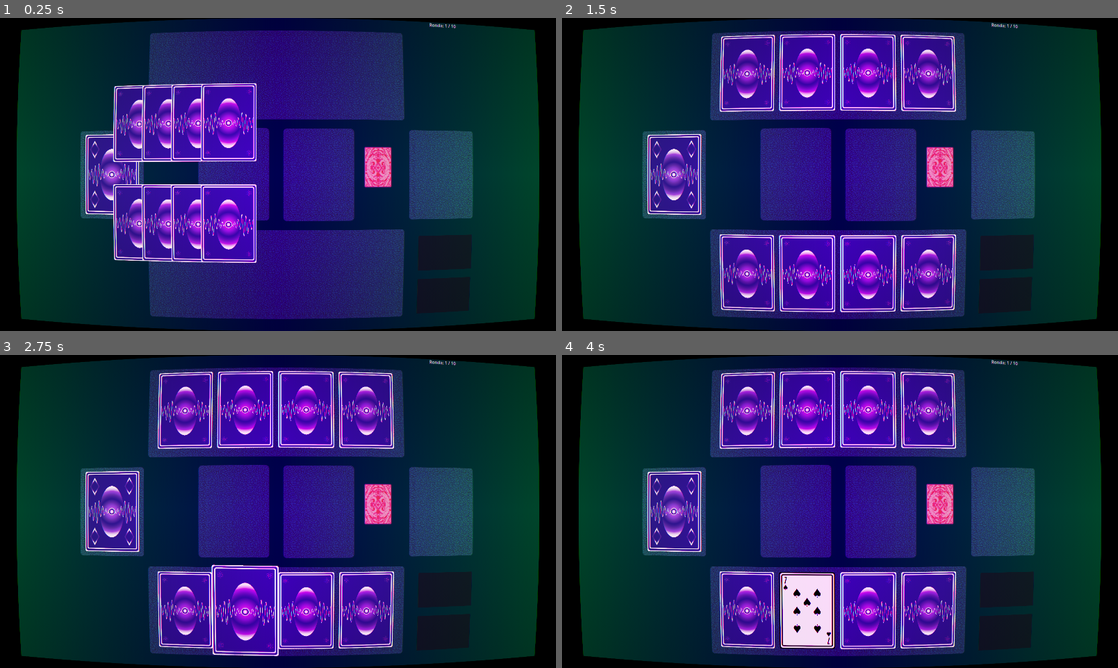
Above: before the commit, frames 1-4 (two rows, left to right).
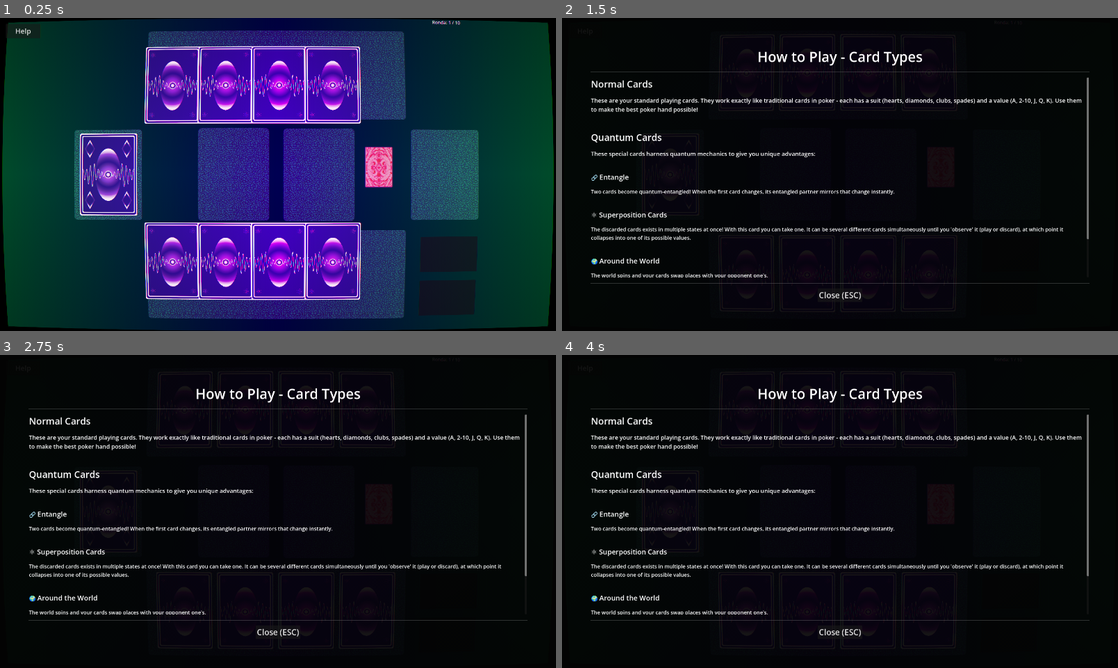
Above: after the commit, the same moments.

Repository: nmanteiga/BrinQo-Quantum-GameJam
Game: Godot game, scene res://scenes/crt_main.tscn
The game is run twice, just before and just after one commit, with the same random seed, the same clock (stepped at 60 frames per second) and the same inputs. This scene is started directly instead of the project's main scene.
Inputs (mouse positions are in pixels of both pictures, inside the frame that each line leads up to):
- Up to frame 1 (0.25 s): no input
- Up to frame 2 (1.5 s): click (584, 30) at 0.5 s, where only the run after the commit has a clickable "Help"; move the mouse to (962, 158) at 1.27 s; click (962, 158) at 1.42 s
- Up to frame 3 (2.75 s): drag from (166, 527) to (250, 574) at 2.02 s
- Up to frame 4 (4 s): move the mouse to (895, 442) at 2.77 s; click (895, 442) at 2.92 s; drag from (812, 574) to (673, 464) at 3.52 s

The runs differ from the first frame. In frame 1, 41% of the frame differs, in the area x 0-100%, y 0-100%; in frame 2, 90%, in the area x 3-97%, y 0-100%; in frame 3, 90%; in frame 4, 90%.

Commit message:
help pause menu

Diff:
--- a/scenes/cards/card.tscn
+++ b/scenes/cards/card.tscn
@@ -35,6 +35,7 @@
 stretch_mode = 4
 
 [node name="CollisionShape2D" type="CollisionShape2D" parent="." unique_id=609577973]
+visible = false
 position = Vector2(3, -6.5)
 shape = ExtResource("4_73nwn")
 one_way_collision_margin = 0.0
--- a/scenes/crt_main.gd
+++ b/scenes/crt_main.gd
@@ -1,9 +1,24 @@
 extends Node2D
 
 @onready var viewport = $SubViewport
+@onready var help_button = $UILayer/HelpButton
+@onready var help_overlay = $UILayer/HelpOverlay
+@onready var close_button = $UILayer/HelpOverlay/MarginContainer/VBoxContainer/CloseButton
+
 var currently_hovered = null
+var is_paused = false
+
+func _ready():
+	help_button.pressed.connect(_on_help_button_pressed)
+	close_button.pressed.connect(_on_close_button_pressed)
 
 func _input(event):
+	# Handle ESC key to close overlay
+	if event.is_action_pressed("ui_cancel") and is_paused:
+		_on_close_button_pressed()
+		get_viewport().set_input_as_handled()
+		return
+
 	if event is InputEventMouseButton or event is InputEventMouseMotion:
 		viewport.push_input(event)
 
@@ -31,3 +46,19 @@
 			if found_card:
 				found_card._on_mouse_entered()
 			currently_hovered = found_card
+
+func _on_help_button_pressed():
+	show_help_overlay()
+
+func _on_close_button_pressed():
+	hide_help_overlay()
+
+func show_help_overlay():
+	help_overlay.visible = true
+	is_paused = true
+	get_tree().paused = true
+
+func hide_help_overlay():
+	help_overlay.visible = false
+	is_paused = false
+	get_tree().paused = false
--- a/scenes/crt_main.tscn
+++ b/scenes/crt_main.tscn
@@ -14,8 +14,8 @@
 shader_parameter/mask_type = 5
 shader_parameter/curve = 0.0950000045125
 shader_parameter/color_offset = 0.5
-shader_parameter/mask_brightness = 0.710000033725
-shader_parameter/aspect = 0.5
+shader_parameter/mask_brightness = 0.7630000362425
+shader_parameter/aspect = 0.8450000163875
 
 [node name="Node2D" type="Node2D" unique_id=1314590785]
 script = ExtResource("3_crt_script")
@@ -40,3 +40,159 @@
 size = Vector2i(1920, 1080)
 
 [node name="table" parent="SubViewport" unique_id=719587053 instance=ExtResource("1_o7dqw")]
+
+[node name="UILayer" type="CanvasLayer" parent="." unique_id=1401482467]
+process_mode = 3
+
+[node name="HelpButton" type="Button" parent="UILayer" unique_id=694688173]
+offset_left = 20.0
+offset_top = 20.0
+offset_right = 140.0
+offset_bottom = 70.0
+theme_override_font_sizes/font_size = 24
+text = "Help"
+
+[node name="HelpOverlay" type="Panel" parent="UILayer" unique_id=501421736]
+visible = false
+anchors_preset = 15
+anchor_right = 1.0
+anchor_bottom = 1.0
+grow_horizontal = 2
+grow_vertical = 2
+
+[node name="ColorRect" type="ColorRect" parent="UILayer/HelpOverlay" unique_id=404691923]
+layout_mode = 0
+anchor_right = 1.0
+anchor_bottom = 1.0
+grow_horizontal = 2
+grow_vertical = 2
+color = Color(0, 0, 0, 0.8)
+
+[node name="MarginContainer" type="MarginContainer" parent="UILayer/HelpOverlay" unique_id=33913499]
+layout_mode = 0
+anchor_right = 1.0
+anchor_bottom = 1.0
+grow_horizontal = 2
+grow_vertical = 2
+theme_override_constants/margin_left = 100
+theme_override_constants/margin_top = 100
+theme_override_constants/margin_right = 100
+theme_override_constants/margin_bottom = 100
+
+[node name="VBoxContainer" type="VBoxContainer" parent="UILayer/HelpOverlay/MarginContainer" unique_id=90587879]
+layout_mode = 2
+
+[node name="Title" type="Label" parent="UILayer/HelpOverlay/MarginContainer/VBoxContainer" unique_id=420643329]
+layout_mode = 2
+theme_override_font_sizes/font_size = 48
+text = "How to Play - Card Types"
+horizontal_alignment = 1
+
+[node name="HSeparator" type="HSeparator" parent="UILayer/HelpOverlay/MarginContainer/VBoxContainer" unique_id=1928710999]
+layout_mode = 2
+theme_override_constants/separation = 30
+
+[node name="ScrollContainer" type="ScrollContainer" parent="UILayer/HelpOverlay/MarginContainer/VBoxContainer" unique_id=472543156]
+layout_mode = 2
+size_flags_vertical = 3
+
+[node name="CardExplanations" type="VBoxContainer" parent="UILayer/HelpOverlay/MarginContainer/VBoxContainer/ScrollContainer" unique_id=748216717]
+layout_mode = 2
+size_flags_horizontal = 3
+theme_override_constants/separation = 20
+
+[node name="NormalCards" type="Label" parent="UILayer/HelpOverlay/MarginContainer/VBoxContainer/ScrollContainer/CardExplanations" unique_id=183704814]
+layout_mode = 2
+theme_override_font_sizes/font_size = 32
+text = "Normal Cards"
+
+[node name="NormalDesc" type="Label" parent="UILayer/HelpOverlay/MarginContainer/VBoxContainer/ScrollContainer/CardExplanations" unique_id=256329607]
+layout_mode = 2
+theme_override_font_sizes/font_size = 20
+text = "These are your standard playing cards. They work exactly like traditional cards in poker - each has a suit (hearts, diamonds, clubs, spades) and a value (A, 2-10, J, Q, K). Use them to make the best poker hand possible!"
+autowrap_mode = 3
+
+[node name="Spacer1" type="Control" parent="UILayer/HelpOverlay/MarginContainer/VBoxContainer/ScrollContainer/CardExplanations" unique_id=1424608493]
+custom_minimum_size = Vector2(0, 20)
+layout_mode = 2
+
+[node name="QuantumCards" type="Label" parent="UILayer/HelpOverlay/MarginContainer/VBoxContainer/ScrollContainer/CardExplanations" unique_id=1780370417]
+layout_mode = 2
+theme_override_font_sizes/font_size = 32
+text = "Quantum Cards"
+
+[node name="QuantumIntro" type="Label" parent="UILayer/HelpOverlay/MarginContainer/VBoxContainer/ScrollContainer/CardExplanations" unique_id=1077627580]
+layout_mode = 2
+theme_override_font_sizes/font_size = 20
+text = "These special cards harness quantum mechanics to give you unique advantages:"
+autowrap_mode = 3
+
+[node name="Spacer2" type="Control" parent="UILayer/HelpOverlay/MarginContainer/VBoxContainer/ScrollContainer/CardExplanations" unique_id=768328222]
+custom_minimum_size = Vector2(0, 10)
+layout_mode = 2
+
+[node name="Entangled" type="Label" parent="UILayer/HelpOverlay/MarginContainer/VBoxContainer/ScrollContainer/CardExplanations" unique_id=1781391189]
+layout_mode = 2
+theme_override_font_sizes/font_size = 24
+text = "🔗 Entangle"
+
+[node name="EntangledDesc" type="Label" parent="UILayer/HelpOverlay/MarginContainer/VBoxContainer/ScrollContainer/CardExplanations" unique_id=1150559268]
+layout_mode = 2
+theme_override_font_sizes/font_size = 18
+text = "Two cards become quantum-entangled! When the first card changes, its entangled partner mirrors that change instantly."
+autowrap_mode = 3
+
+[node name="Spacer3" type="Control" parent="UILayer/HelpOverlay/MarginContainer/VBoxContainer/ScrollContainer/CardExplanations" unique_id=152546507]
+custom_minimum_size = Vector2(0, 10)
+layout_mode = 2
+
+[node name="Superposition" type="Label" parent="UILayer/HelpOverlay/MarginContainer/VBoxContainer/ScrollContainer/CardExplanations" unique_id=1045440458]
+layout_mode = 2
+theme_override_font_sizes/font_size = 24
+text = "⚛️ Superposition Cards"
+
+[node name="SuperpositionDesc" type="Label" parent="UILayer/HelpOverlay/MarginContainer/VBoxContainer/ScrollContainer/CardExplanations" unique_id=1102577229]
+layout_mode = 2
+theme_override_font_sizes/font_size = 18
+text = "The discarded cards exists in multiple states at once! With this card you can take one. It can be several different cards simultaneously until you 'observe' it (play or discard), at which point it collapses into one of its possible values."
+autowrap_mode = 3
+
+[node name="Spacer4" type="Control" parent="UILayer/HelpOverlay/MarginContainer/VBoxContainer/ScrollContainer/CardExplanations" unique_id=1930940727]
+custom_minimum_size = Vector2(0, 10)
+layout_mode = 2
+
+[node name="AroundWorld" type="Label" parent="UILayer/HelpOverlay/MarginContainer/VBoxContainer/ScrollContainer/CardExplanations" unique_id=1964040044]
+layout_mode = 2
+theme_override_font_sizes/font_size = 24
+text = "🌍 Around the World"
+
+[node name="AroundWorldDesc" type="Label" parent="UILayer/HelpOverlay/MarginContainer/VBoxContainer/ScrollContainer/CardExplanations" unique_id=999881504]
+layout_mode = 2
+theme_override_font_sizes/font_size = 18
+text = "The world spins and your cards swap places with your opponent one's."
+autowrap_mode = 3
+
+[node name="Spacer5" type="Control" parent="UILayer/HelpOverlay/MarginContainer/VBoxContainer/ScrollContainer/CardExplanations" unique_id=1385769935]
+custom_minimum_size = Vector2(0, 10)
+layout_mode = 2
+
+[node name="Counter" type="Label" parent="UILayer/HelpOverlay/MarginContainer/VBoxContainer/ScrollContainer/CardExplanations" unique_id=2086696993]
+layout_mode = 2
+theme_override_font_sizes/font_size = 24
+text = "🚫 Counter/NOT Card"
+
+[node name="CounterDesc" type="Label" parent="UILayer/HelpOverlay/MarginContainer/VBoxContainer/ScrollContainer/CardExplanations" unique_id=2003538051]
+layout_mode = 2
+theme_override_font_sizes/font_size = 18
+text = "With this card a random card from a chosen player changes its value to the opposite of the spectrum. This means high value cards become low value ones and so the other way around. A 7 would become a 9, a 6 would become a 10, a 5 a J and so on."
+autowrap_mode = 3
+
+[node name="HSeparator2" type="HSeparator" parent="UILayer/HelpOverlay/MarginContainer/VBoxContainer" unique_id=660792299]
+layout_mode = 2
+theme_override_constants/separation = 30
+
+[node name="CloseButton" type="Button" parent="UILayer/HelpOverlay/MarginContainer/VBoxContainer" unique_id=178254206]
+layout_mode = 2
+size_flags_horizontal = 4
+theme_override_font_sizes/font_size = 28
+text = "Close (ESC)"
--- a/scenes/table/table.gd
+++ b/scenes/table/table.gd
@@ -103,7 +103,7 @@
 	carta.z_index = 10
 	audio.play()
 	var tween = create_tween()
-	tween.tween_property(carta, "position", destino, 0.5).set_trans(Tween.TRANS_CUBIC)
+	tween.tween_property(carta, "position", destino, 0.5).set_ease(Tween.EASE_OUT).set_trans(Tween.TRANS_CUBIC)
 	tween.parallel().tween_callback(func(): carta.z_index = 1).set_delay(0.5)
 
 
@@ -254,7 +254,7 @@
 		var centro = get_viewport_rect().size / 2
 		var dest = centro + (Vector2(0, 50) if es_jugador else Vector2(0, -50))
 		var tween = create_tween()
-		tween.tween_property(anim, "global_position", dest, 0.6).set_trans(Tween.TRANS_BACK)
+		tween.tween_property(anim, "global_position", dest, 0.6).set_ease(Tween.EASE_OUT).set_trans(Tween.TRANS_BACK)
 		tween.parallel().tween_property(anim, "scale", Vector2(1.5, 1.5), 0.6)
 		await tween.finished
 
@@ -475,9 +475,10 @@
 	if slots_rival.size() > 0:
 		var c = slots_rival.values().pick_random()
 		var t = create_tween()
-		t.tween_property(c, "position", c.position + Vector2(0,30), 0.3).set_trans(Tween.TRANS_BACK)
+		t.tween_property(c, "position", c.position + Vector2(0,30), 0.3).set_ease(Tween.EASE_OUT).set_trans(Tween.TRANS_BACK)
 		await get_tree().create_timer(1.5).timeout
 		t = create_tween(); t.tween_property(c, "position", c.position - Vector2(0,30), 0.3)
+		audio.play()
 	mirando_carta = false
 
 func start_drag(c): carta_en_movimiento = c; c.scale = c.base_scale * 1.2; c.z_index = 20
@@ -489,7 +490,7 @@
 		carta_en_movimiento = null
 
 func devolver_carta_a_mano(c):
-	var dest = (pos_jugador if c.controlled_by_player==1 else pos_rival).position + Vector2(150 * c.slot_index, 0)
+	var dest = (pos_jugador if c.controlled_by_player==1 else pos_rival).position + Vector2(208 * c.slot_index, 0)
 	var t = create_tween(); t.tween_property(c, "position", dest, 0.3)
 	c.rotation_degrees = 0; c.scale = c.base_scale; c.z_index = 1
 	if c.has_node("CollisionShape2D"): c.get_node("CollisionShape2D").disabled = false
